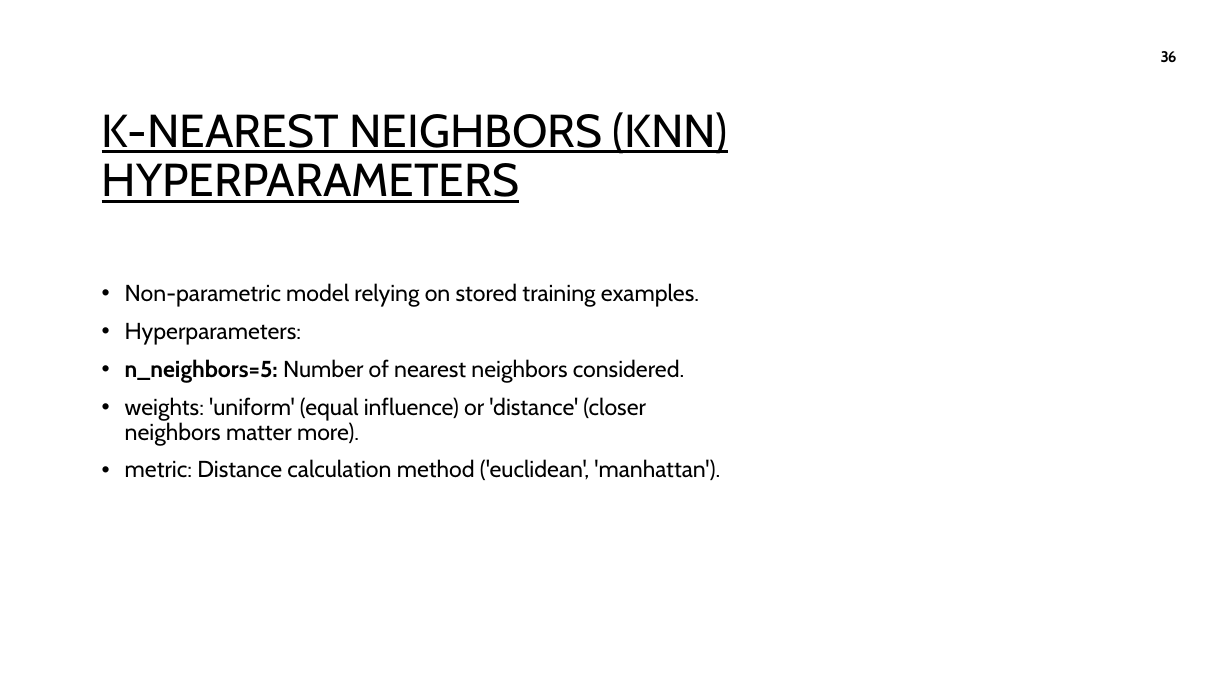
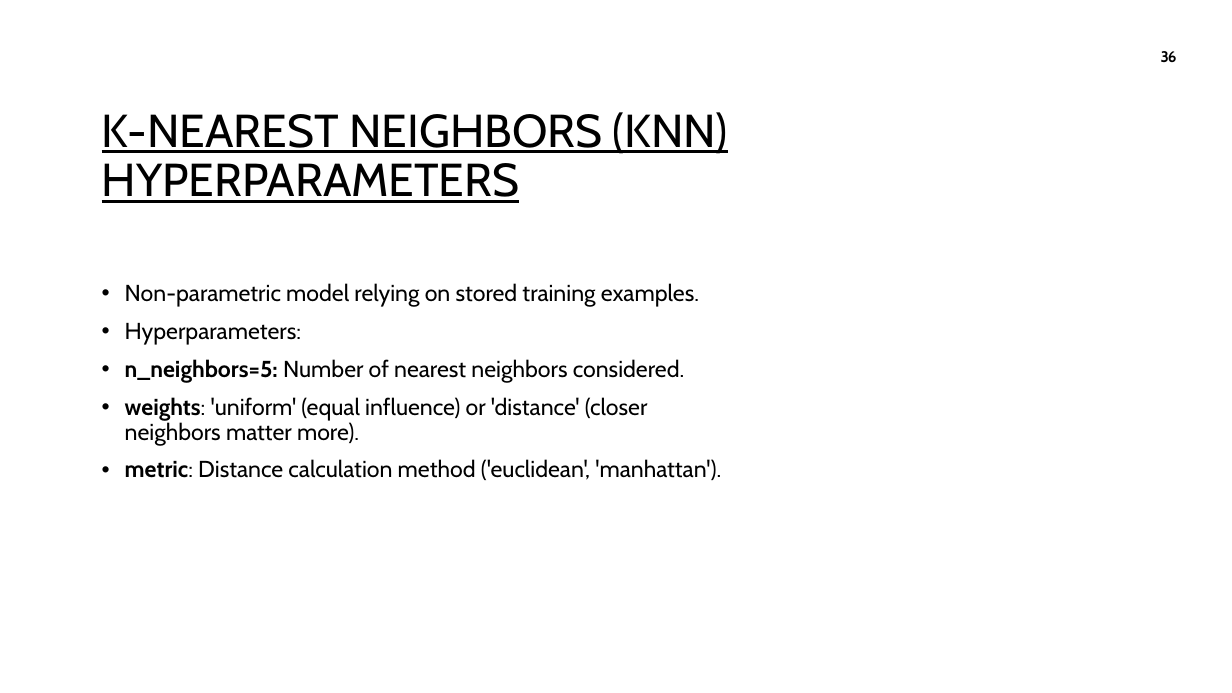
Before and after one commit to Karthikeyanswami/Hallucination-Detection-in-LLMs, a slide deck: slide 36 of MINI_PROJECT/HALLUCINATION DETECTION IN LLMs.pptx. Drawn at 1232x693 pixels with LibreOffice and Linux fonts; fonts in the diff are those of the drawing; background and template pictures are left out. Boxes give left, top, right and bottom in pixels: in the first picture for what was removed or moved away, otherwise in the second. Text is boxed around its words. In the diff, an @@ line names an element or a change of style, - is before the commit and + after.

```diff
--- a/MINI_PROJECT/HALLUCINATION DETECTION IN LLMs.pptx
+++ b/MINI_PROJECT/HALLUCINATION DETECTION IN LLMs.pptx
@@ text at box(125, 397, 721, 480): bold on in "weights:", "metric:" @@
```
Also in this commit, not shown: 4 other slides changed, 10 slides removed.
